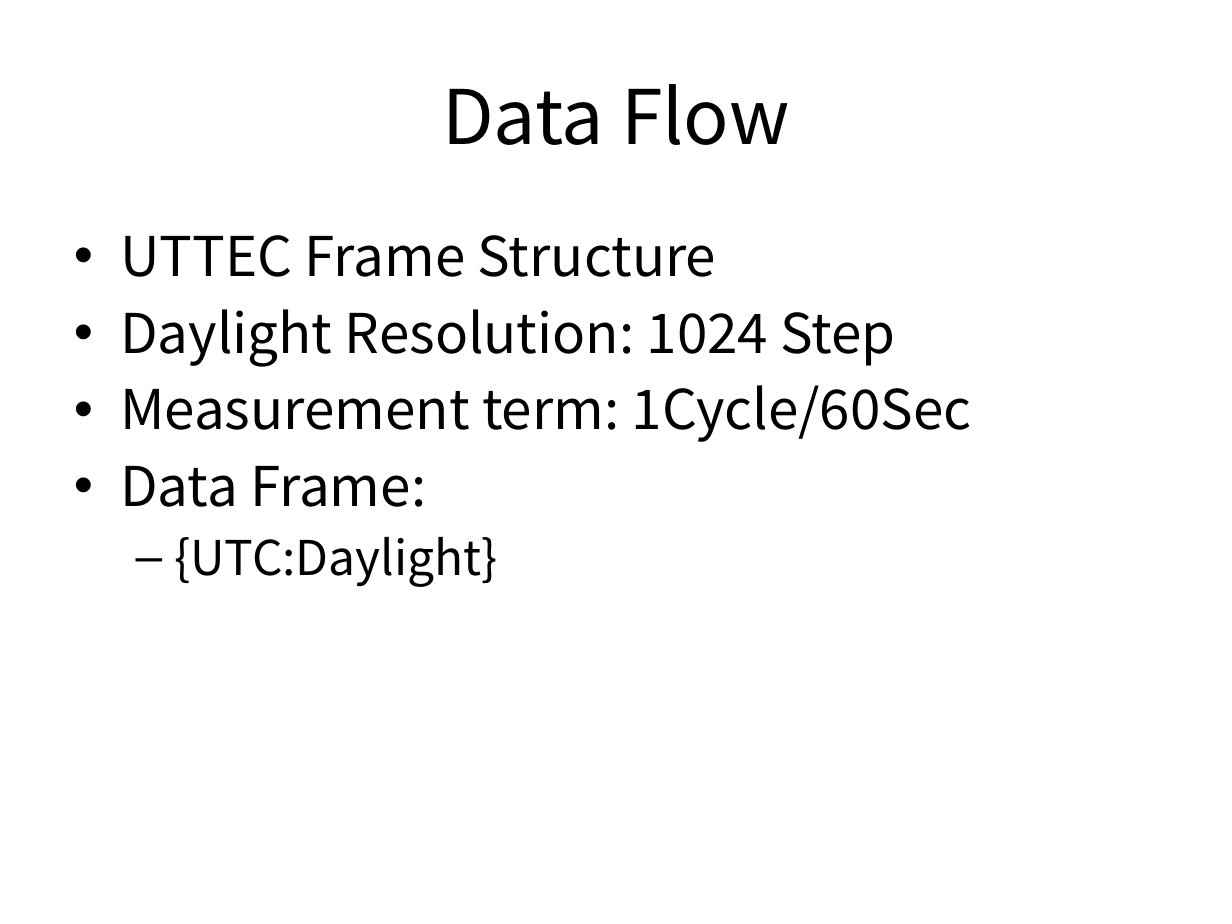
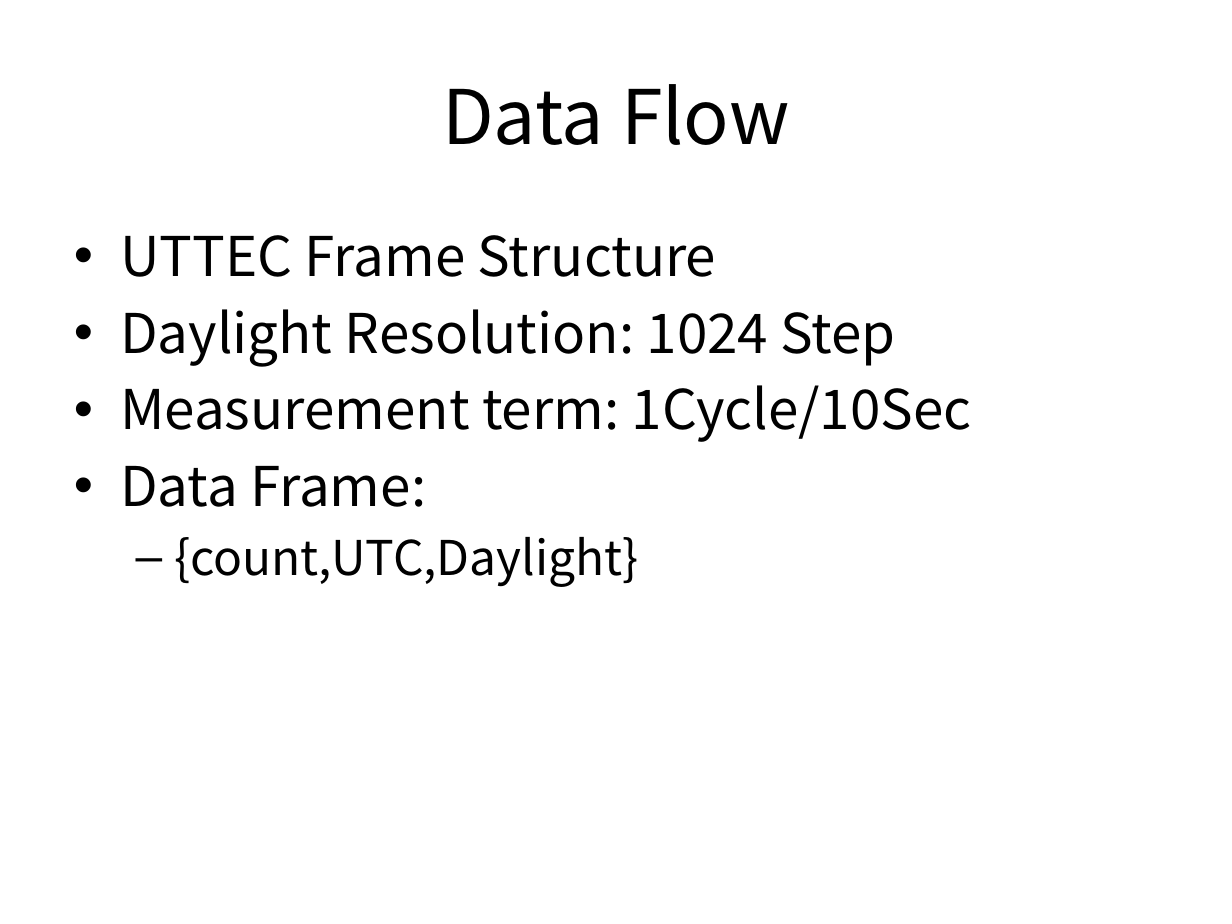
Before and after one commit to ihong9059/newBsl, a slide deck: slide 4 of project/dayLight/Daylight Sensor Data Collection.pptx (slide 3 before the commit). Drawn at 1232x924 pixels with LibreOffice and Linux fonts; fonts in the diff are those of the drawing. Boxes give left, top, right and bottom in pixels: in the first picture for what was removed or moved away, otherwise in the second. Text is boxed around its words. In the diff, an @@ line names an element or a change of style, - is before the commit and + after.

```diff
--- a/project/dayLight/Daylight Sensor Data Collection.pptx
+++ b/project/dayLight/Daylight Sensor Data Collection.pptx
@@ text at box(120, 385, 972, 442): text changed @@
-• Measurement term: 1Cycle/60Sec
+• Measurement term: 1Cycle/10Sec
@@ text at box(174, 537, 639, 586): text changed @@
-  – {UTC:Daylight}
+  – {count,UTC,Daylight}
```
Also in this commit, not shown: 1 other slide changed, 1 slide added, 24 other files.
